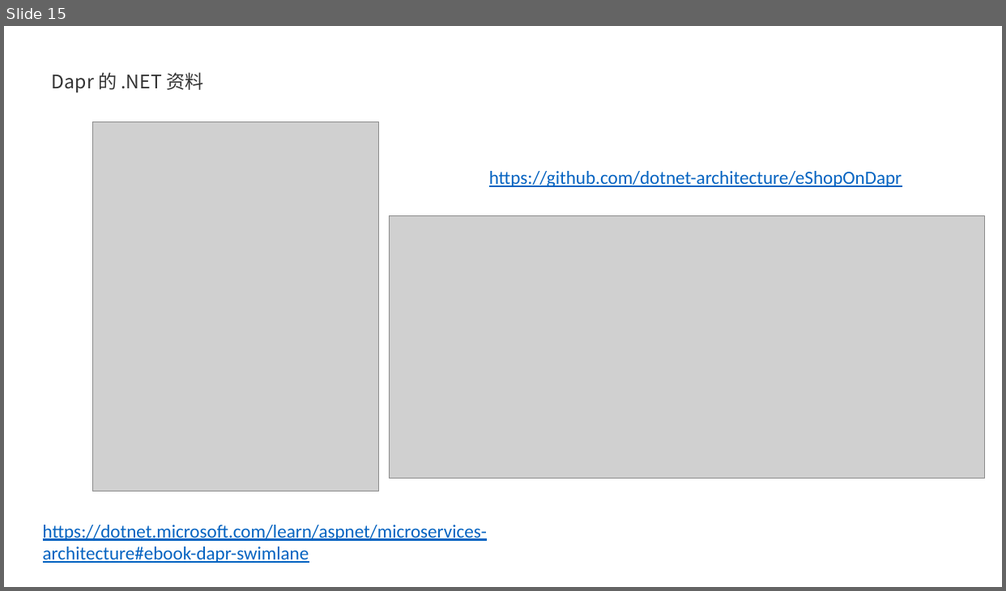
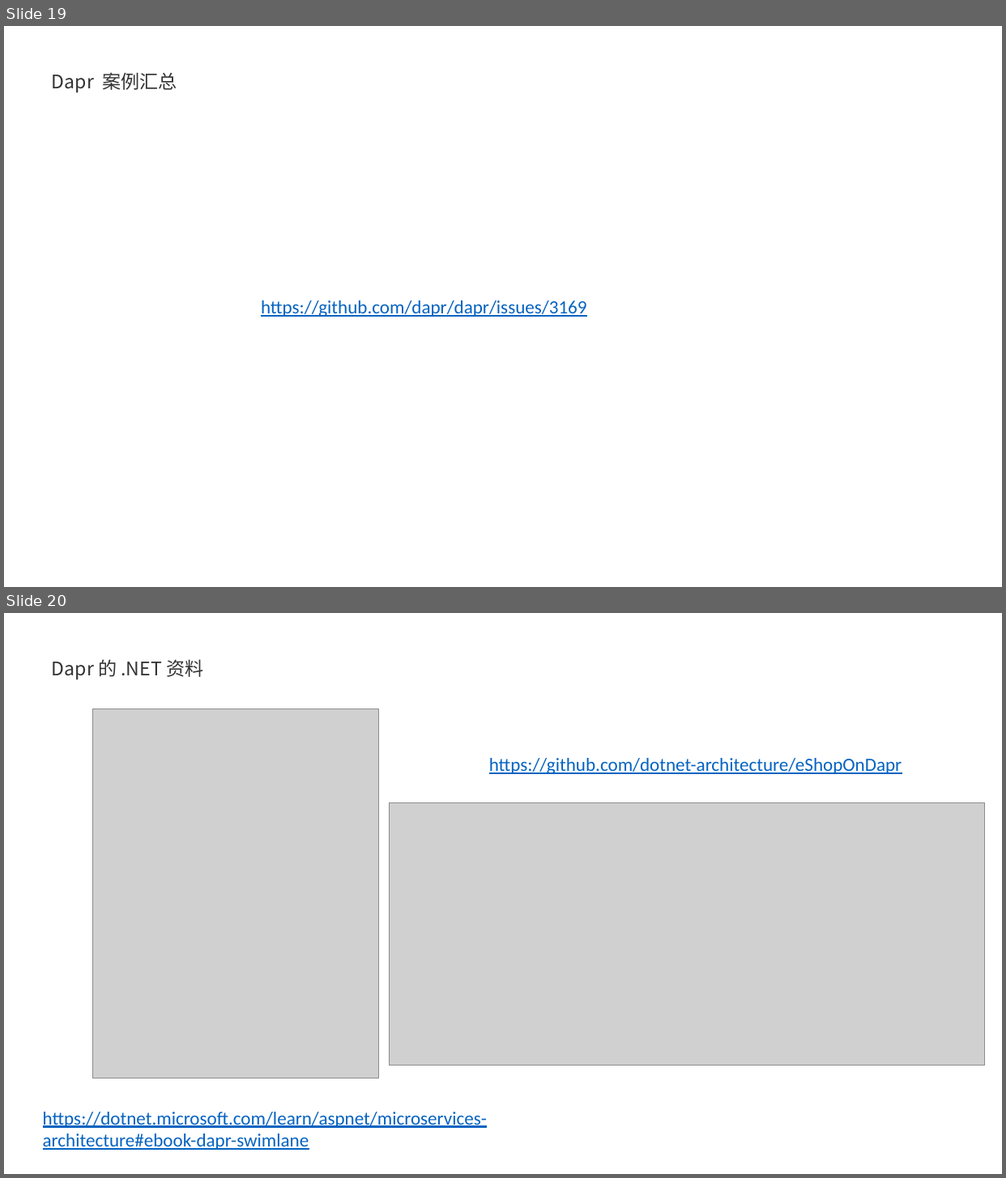
Before and after one commit to geffzhang/TyeDaprDemo, a slide deck: slides.pptx. Shown one above the other, each under a label of ours: slide 15 before the commit, slides 19 and 20 after it. The pictures are 1006x591 and 1006x1178 pixels, drawn with LibreOffice and Linux fonts; fonts in the diff are those of the drawing; grey boxes stand for pictures. Boxes give left, top, right and bottom in pixels: in the first picture for what was removed or moved away, otherwise in the second. Text is boxed around its words. In the diff, an @@ line names an element or a change of style, - is before the commit and + after.

```diff
--- a/slides.pptx
+++ b/slides.pptx
@@ slide 19 added at <box>4,26,1002,587</box>, background #FFFFFF @@
@@ text added at <box>52,72,177,93</box>, 18 pt, text #333333 @@
+Dapr 案例汇总
@@ text added at <box>261,301,586,317</box>, 18 pt, text #0563C1, underline @@
+https://github.com/dapr/dapr/issues/3169
@@ what was slide 15 is now slide 20 @@
```
Also in this commit, not shown: 1 slide changed, 5 other slides added, 1 slide removed.
